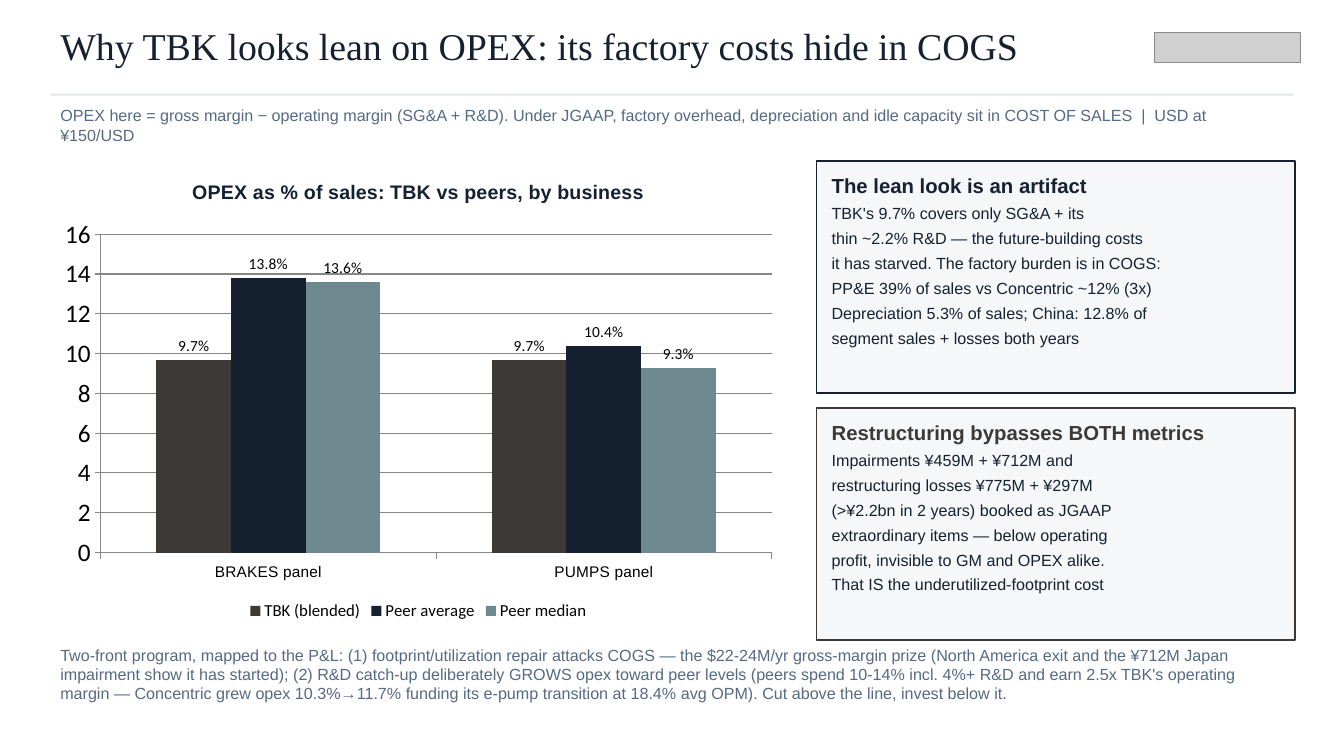
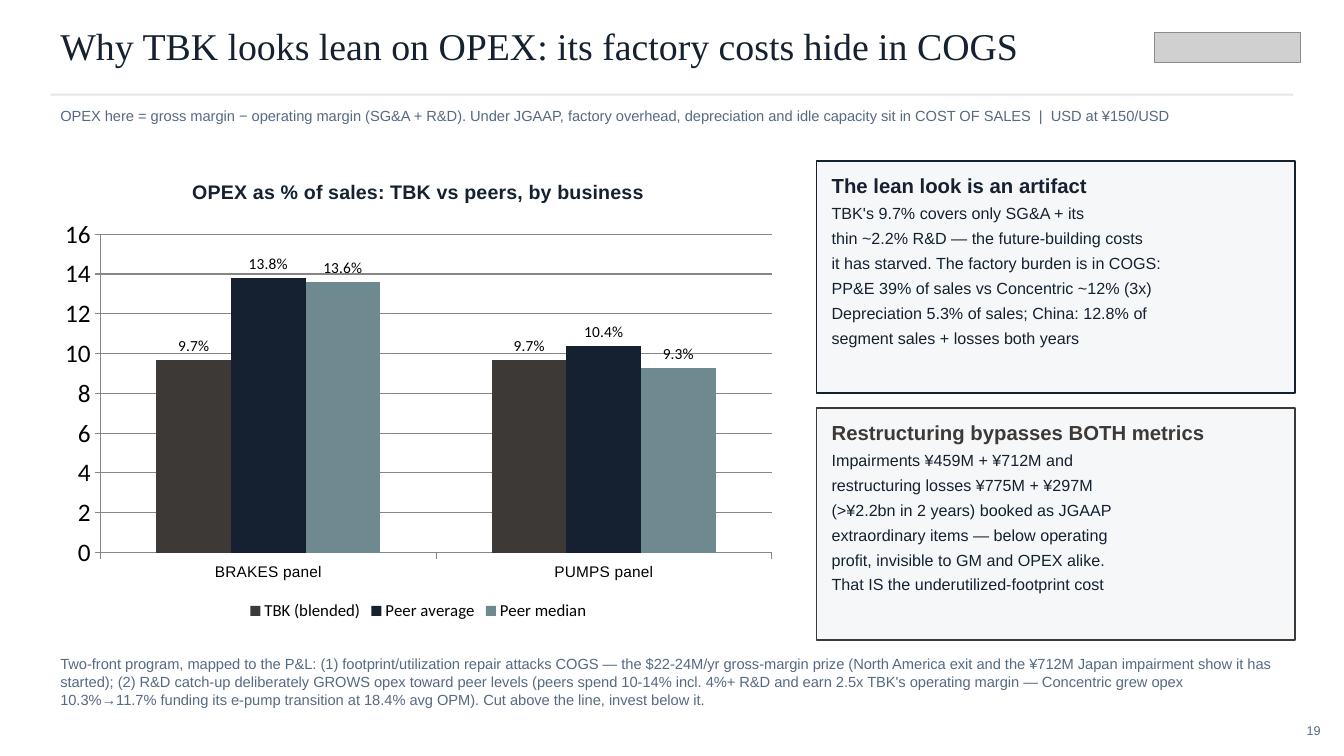
Before and after one commit to charette-lab/Claude, a slide deck: slide 19 of TBK_rd_gap_slides.pptx (slide 18 before the commit). Drawn at 1344x756 pixels with LibreOffice and Linux fonts; fonts in the diff are those of the drawing; grey boxes stand for pictures. Boxes give left, top, right and bottom in pixels: in the first picture for what was removed or moved away, otherwise in the second. Text is boxed around its words. In the diff, an @@ line names an element or a change of style, - is before the commit and + after.

```diff
--- a/TBK_rd_gap_slides.pptx
+++ b/TBK_rd_gap_slides.pptx
@@ text "OPEX here = gross margin ..." at (60, 110, 1169, 124): size 11.5 to 10.5 pt @@
@@ text "Two-front program, mapped to the ...": place and size @@
-text "Two-front program, mapped to the ..." at (60, 649, 1235, 703)
+text "Two-front program, mapped to the ..." at (60, 658, 1271, 708)
@@ text "Two-front program, mapped to the ..." at (60, 658, 1271, 708): size 11.5 to 10.5 pt @@
@@ text added at (1307, 726, 1321, 735), 9 pt, text #556A83 @@
+19
```
Also in this commit, not shown: 25 other slides changed, 1 slide added, 1 other file.
